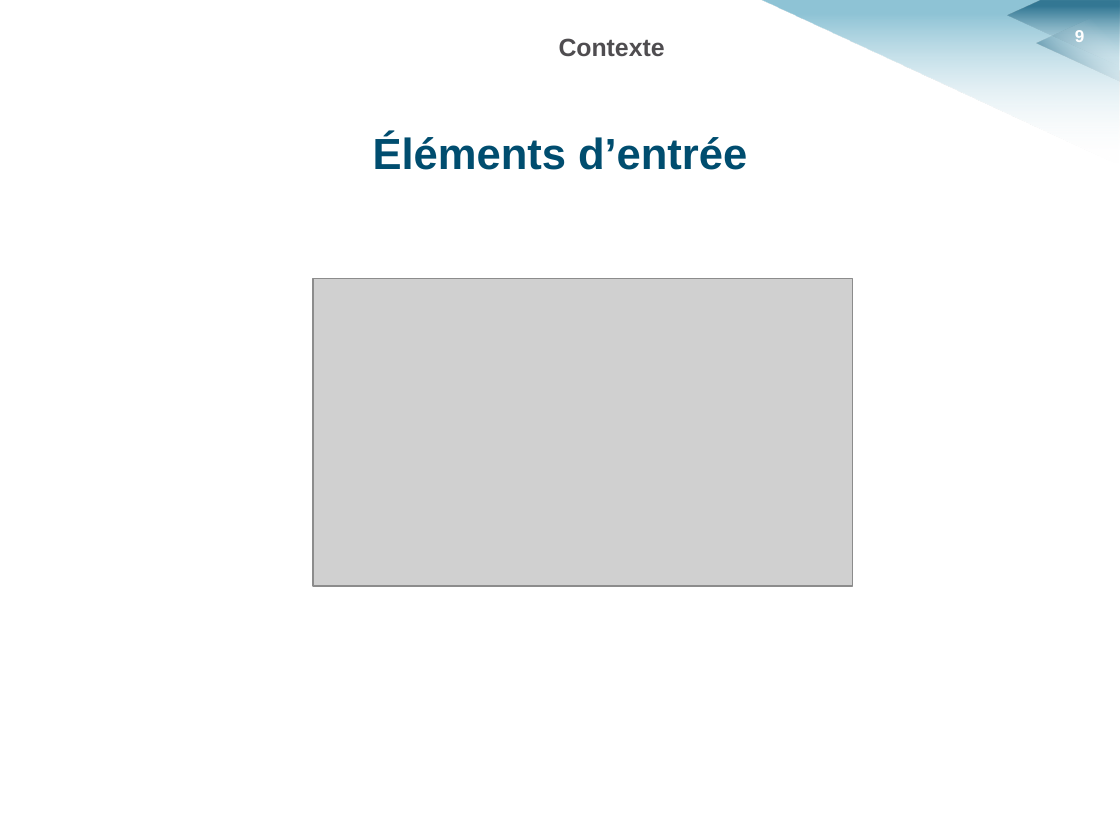
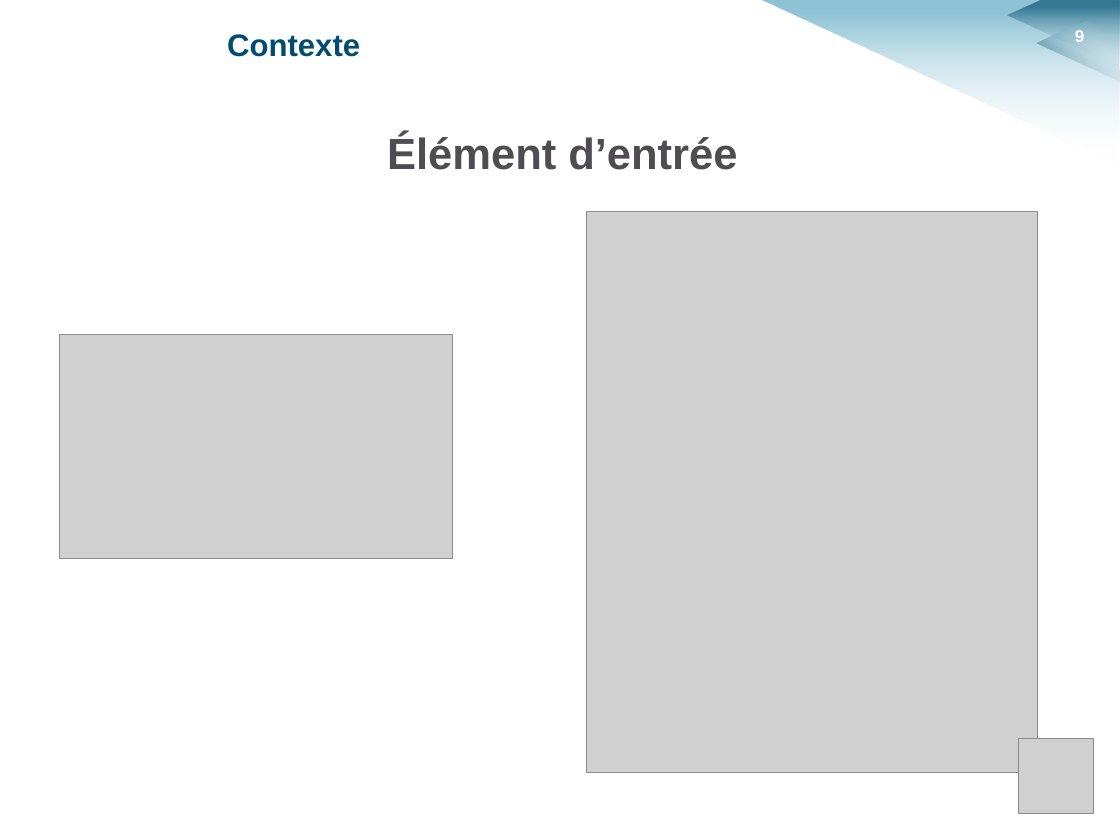
Before and after one commit to HKervadec/korrigolo, a slide deck: slide 9 of soutenances/planification/soutenance_planification.pptx. Drawn at 1120x840 pixels with LibreOffice and Linux fonts; fonts in the diff are those of the drawing; grey boxes stand for pictures; background and template pictures are left out. Boxes give left, top, right and bottom in pixels: in the first picture for what was removed or moved away, otherwise in the second. Text is boxed around its words. In the diff, an @@ line names an element or a change of style, - is before the commit and + after.

```diff
--- a/soutenances/planification/soutenance_planification.pptx
+++ b/soutenances/planification/soutenance_planification.pptx
@@ text "Contexte" at [227,34,360,57]: size 16 to 20 pt, text colour #4F4D50 to #004D6F; alignment centre to left @@
@@ text at [387,134,737,170]: text changed; text colour #004D6F to #4F4D52 @@
-Éléments d’entrée
+Élément d’entrée
@@ picture added at [587,212,1038,773] @@
@@ picture: place and size @@
-picture at [314,279,852,586]
+picture at [59,335,452,559]
@@ picture added at [1019,739,1094,814] @@
```
Also in this commit, not shown: 15 other slides changed, 4 slides added, 2 slides removed, 5 other files.
